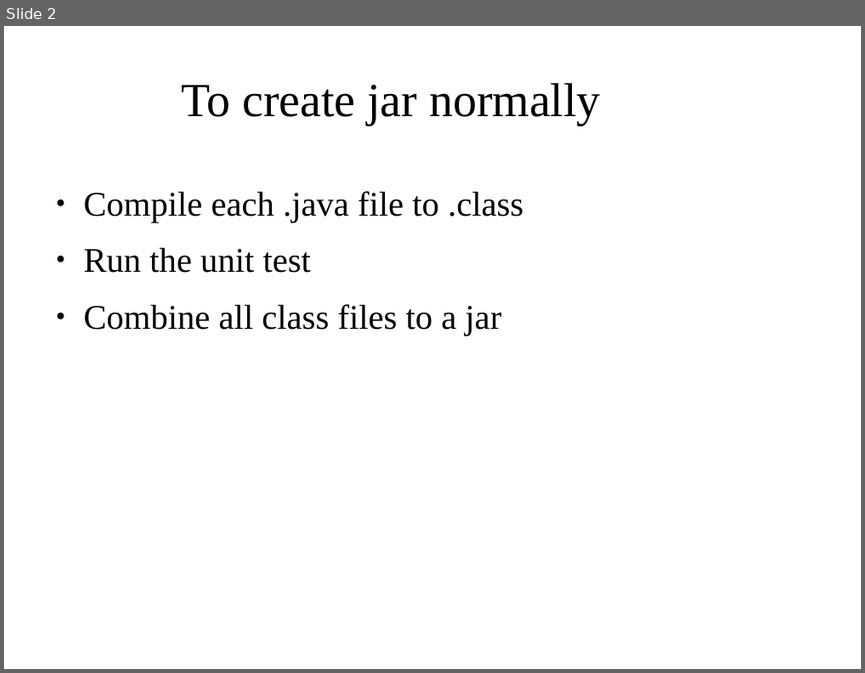
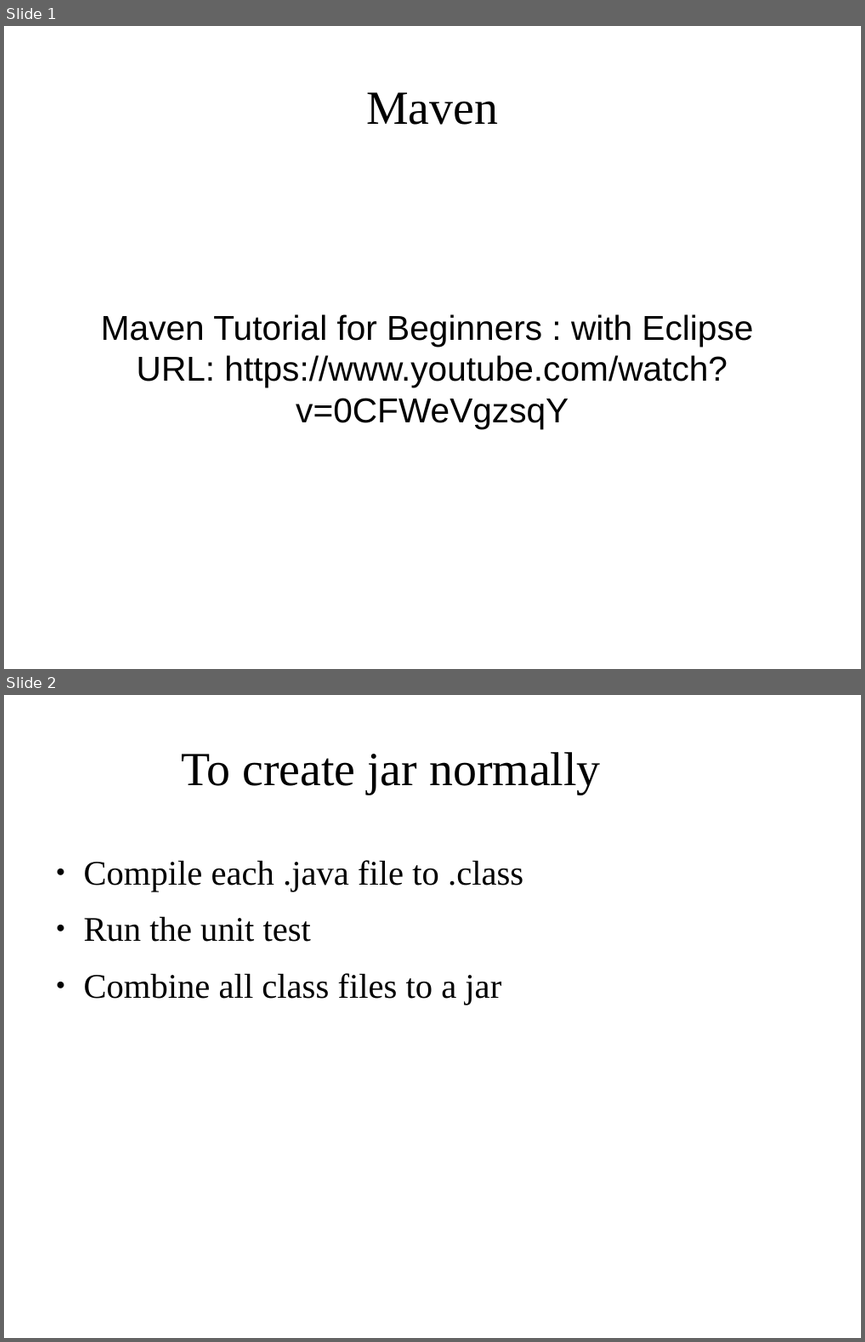
Before and after one commit to shikha-desai/Internship_PreWork, a slide deck: Maven/Maven_Notes.odp. Shown one above the other, each under a label of ours: slide 2 before the commit, slides 1 and 2 after it. The pictures are 865x673 and 865x1342 pixels, drawn with LibreOffice and Linux fonts; fonts in the diff are those of the drawing; background and template pictures are left out. Boxes give left, top, right and bottom in pixels: in the first picture for what was removed or moved away, otherwise in the second. Text is boxed around its words. In the diff, an @@ line names an element or a change of style, - is before the commit and + after.

Commit message:
Completed Maven Video Tutorial

```diff
--- a/Maven/Maven_Notes.odp
+++ b/Maven/Maven_Notes.odp
@@ slide 1 added at [4, 26, 861, 669], background picture (left out) @@
@@ title added at [366, 92, 498, 125], 44 pt, text #000000 @@
+Maven
@@ subtitle added at [101, 314, 753, 429], 32 pt, text #000000 @@
+Maven Tutorial for Beginners : with Eclipse
+URL: https://www.youtube.com/watch?v=0CFWeVgzsqY
```
Also in this commit, not shown: 3 slides changed, 7 other slides added, 1 slide removed, 1 other file.
